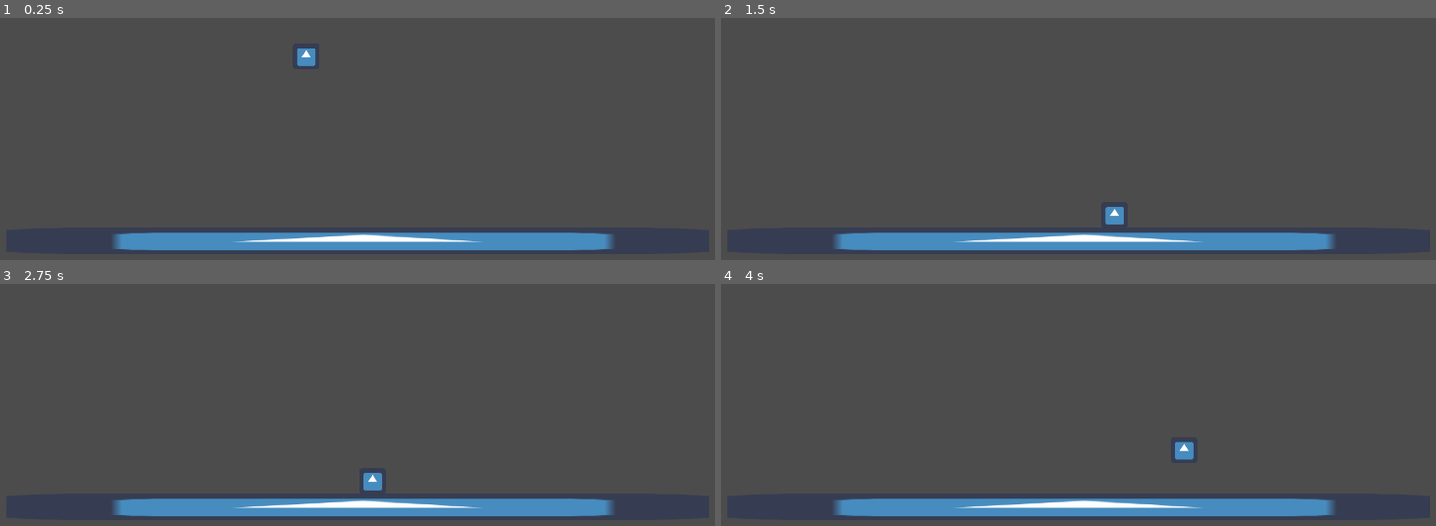
Above: before the commit, frames 1-4 (two rows, left to right).
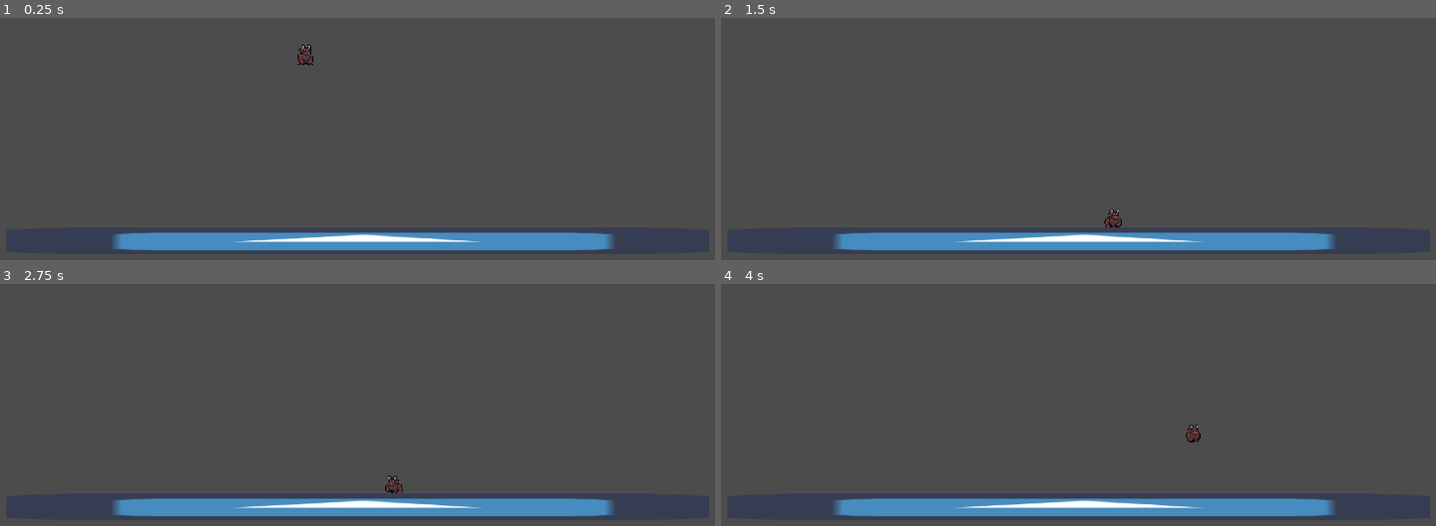
Above: after the commit, the same moments.

Repository: AidenBeresford/metroidvania-month-19
Game: Godot game, scene res://scenes/rooms/ROOM_DBG_00.tscn
Same seed, same stepped clock (60 frames per second), same inputs: the game is played once before the commit and once after it. The engine's default icon, where the game draws it, is replaced by a stand-in: a white triangle on a blue panel in a dark square.
Inputs:
- Up to frame 1 (0.25 s): no input
- Up to frame 2 (1.5 s): hold Shift (dash) 0.53-1.28 s; hold D (right) from 0.53 s (still down); tap Space (jump) at 0.77 s; tap Shift (dash) at 1.35 s
- Up to frame 3 (2.75 s): tap Space (jump) at 1.52 s; release D (right) at 2.03 s; hold A (left) from 2.03 s (still down); hold Shift (dash) from 2.03 s (still down)
- Up to frame 4 (4 s): release A (left) at 2.78 s; release Shift (dash) at 2.78 s; hold D (right) from 2.78 s (still down); tap Shift (dash) at 2.85 s; tap Space (jump) at 3.02, 3.77 s; hold Shift (dash) from 3.53 s (still down)

The runs differ from the first frame. In frame 1, 0.2% of the frame differs, in the area x 41-45%, y 10-20%; in frame 2, 0.2%; in frame 3, 0.3%, in the area x 50-57%, y 78-87%; in frame 4, 0.3%.

Commit message:
Added animation tree

Diff:
--- a/project.godot
+++ b/project.godot
@@ -23,6 +23,30 @@
 [gui]
 
 common/drop_mouse_on_gui_input_disabled=true
+
+[importer_defaults]
+
+texture={
+"compress/bptc_ldr": 0,
+"compress/hdr_mode": 0,
+"compress/lossy_quality": 0.7,
+"compress/mode": 0,
+"compress/normal_map": 0,
+"detect_3d": true,
+"flags/anisotropic": false,
+"flags/filter": false,
+"flags/mipmaps": false,
+"flags/repeat": 0,
+"flags/srgb": 2,
+"process/HDR_as_SRGB": false,
+"process/fix_alpha_border": true,
+"process/invert_color": false,
+"process/normal_map_invert_y": false,
+"process/premult_alpha": false,
+"size_limit": 0,
+"stream": false,
+"svg/scale": 1.0
+}
 
 [input]
 
--- a/scenes/character/PLAYER.tscn
+++ b/scenes/character/PLAYER.tscn
@@ -1,10 +1,136 @@
-[gd_scene load_steps=4 format=2]
+[gd_scene load_steps=44 format=2]
 
-[ext_resource path="res://icon.png" type="Texture" id=1]
+[ext_resource path="res://assets/sprites/player/idle/tile001.png" type="Texture" id=1]
 [ext_resource path="res://scripts/PlayerPhysics.gd" type="Script" id=2]
+[ext_resource path="res://assets/sprites/player/idle/tile007.png" type="Texture" id=3]
+[ext_resource path="res://assets/sprites/player/dash/tile029.png" type="Texture" id=4]
+[ext_resource path="res://assets/sprites/player/idle/tile008.png" type="Texture" id=5]
+[ext_resource path="res://assets/sprites/player/idle/tile004.png" type="Texture" id=6]
+[ext_resource path="res://assets/sprites/player/idle/tile006.png" type="Texture" id=7]
+[ext_resource path="res://assets/sprites/player/idle/tile005.png" type="Texture" id=8]
+[ext_resource path="res://assets/sprites/player/dash/tile026.png" type="Texture" id=9]
+[ext_resource path="res://assets/sprites/player/dash/tile027.png" type="Texture" id=10]
+[ext_resource path="res://assets/sprites/player/idle/tile003.png" type="Texture" id=11]
+[ext_resource path="res://assets/sprites/player/idle/tile002.png" type="Texture" id=12]
+[ext_resource path="res://assets/sprites/player/walk/tile016.png" type="Texture" id=13]
+[ext_resource path="res://assets/sprites/player/dash/tile031.png" type="Texture" id=14]
+[ext_resource path="res://assets/sprites/player/dash/tile028.png" type="Texture" id=15]
+[ext_resource path="res://assets/sprites/player/dash/tile030.png" type="Texture" id=16]
+[ext_resource path="res://assets/sprites/player/walk/tile021.png" type="Texture" id=17]
+[ext_resource path="res://assets/sprites/player/walk/tile018.png" type="Texture" id=18]
+[ext_resource path="res://assets/sprites/player/idle/tile009.png" type="Texture" id=19]
+[ext_resource path="res://assets/sprites/player/idle/tile011.png" type="Texture" id=20]
+[ext_resource path="res://assets/sprites/player/idle/tile013.png" type="Texture" id=21]
+[ext_resource path="res://assets/sprites/player/idle/tile010.png" type="Texture" id=22]
+[ext_resource path="res://assets/sprites/player/idle/tile012.png" type="Texture" id=23]
+[ext_resource path="res://assets/sprites/player/idle/tile014.png" type="Texture" id=24]
+[ext_resource path="res://assets/sprites/player/walk/tile019.png" type="Texture" id=25]
+[ext_resource path="res://assets/sprites/player/walk/tile020.png" type="Texture" id=26]
+[ext_resource path="res://assets/sprites/player/walk/tile017.png" type="Texture" id=27]
 
 [sub_resource type="RectangleShape2D" id=1]
-extents = Vector2( 31, 31 )
+extents = Vector2( 19, 22.75 )
+
+[sub_resource type="Animation" id=5]
+resource_name = "Dash"
+length = 0.375
+loop = true
+step = 0.075
+tracks/0/type = "value"
+tracks/0/path = NodePath("Sprite:texture")
+tracks/0/interp = 1
+tracks/0/loop_wrap = true
+tracks/0/imported = false
+tracks/0/enabled = true
+tracks/0/keys = {
+"times": PoolRealArray( 0, 0.075, 0.15, 0.225, 0.3, 0.375 ),
+"transitions": PoolRealArray( 1, 1, 1, 1, 1, 1 ),
+"update": 1,
+"values": [ ExtResource( 9 ), ExtResource( 10 ), ExtResource( 15 ), ExtResource( 4 ), ExtResource( 16 ), ExtResource( 14 ) ]
+}
+
+[sub_resource type="Animation" id=2]
+resource_name = "Idle"
+length = 1.3
+loop = true
+step = 0.01
+tracks/0/type = "value"
+tracks/0/path = NodePath("Sprite:texture")
+tracks/0/interp = 1
+tracks/0/loop_wrap = true
+tracks/0/imported = false
+tracks/0/enabled = true
+tracks/0/keys = {
+"times": PoolRealArray( 0, 0.1, 0.2, 0.3, 0.4, 0.5, 0.6, 0.7, 0.8, 0.9, 1, 1.1, 1.2, 1.3 ),
+"transitions": PoolRealArray( 1, 1, 1, 1, 1, 1, 1, 1, 1, 1, 1, 1, 1, 1 ),
+"update": 1,
+"values": [ ExtResource( 1 ), ExtResource( 12 ), ExtResource( 11 ), ExtResource( 6 ), ExtResource( 8 ), ExtResource( 7 ), ExtResource( 3 ), ExtResource( 5 ), ExtResource( 19 ), ExtResource( 22 ), ExtResource( 20 ), ExtResource( 23 ), ExtResource( 21 ), ExtResource( 24 ) ]
+}
+
+[sub_resource type="Animation" id=6]
+length = 0.001
+tracks/0/type = "value"
+tracks/0/path = NodePath("Sprite:texture")
+tracks/0/interp = 1
+tracks/0/loop_wrap = true
+tracks/0/imported = false
+tracks/0/enabled = true
+tracks/0/keys = {
+"times": PoolRealArray( 0 ),
+"transitions": PoolRealArray( 1 ),
+"update": 0,
+"values": [ ExtResource( 1 ) ]
+}
+
+[sub_resource type="Animation" id=7]
+resource_name = "Walk"
+length = 0.6
+loop = true
+tracks/0/type = "value"
+tracks/0/path = NodePath("Sprite:texture")
+tracks/0/interp = 1
+tracks/0/loop_wrap = true
+tracks/0/imported = false
+tracks/0/enabled = true
+tracks/0/keys = {
+"times": PoolRealArray( 0, 0.1, 0.2, 0.3, 0.4, 0.5 ),
+"transitions": PoolRealArray( 1, 1, 1, 1, 1, 1 ),
+"update": 1,
+"values": [ ExtResource( 13 ), ExtResource( 27 ), ExtResource( 18 ), ExtResource( 25 ), ExtResource( 26 ), ExtResource( 17 ) ]
+}
+
+[sub_resource type="AnimationNodeAnimation" id=8]
+animation = "Dash"
+
+[sub_resource type="AnimationNodeAnimation" id=9]
+animation = "Idle"
+
+[sub_resource type="AnimationNodeAnimation" id=10]
+animation = "Walk"
+
+[sub_resource type="AnimationNodeStateMachineTransition" id=11]
+
+[sub_resource type="AnimationNodeStateMachineTransition" id=12]
+
+[sub_resource type="AnimationNodeStateMachineTransition" id=13]
+
+[sub_resource type="AnimationNodeStateMachineTransition" id=14]
+
+[sub_resource type="AnimationNodeStateMachineTransition" id=15]
+
+[sub_resource type="AnimationNodeStateMachineTransition" id=16]
+
+[sub_resource type="AnimationNodeStateMachine" id=3]
+states/Dash/node = SubResource( 8 )
+states/Dash/position = Vector2( 367, 170.5 )
+states/Idle/node = SubResource( 9 )
+states/Idle/position = Vector2( 293, 78 )
+states/Walk/node = SubResource( 10 )
+states/Walk/position = Vector2( 437.5, 79 )
+transitions = [ "Idle", "Walk", SubResource( 11 ), "Walk", "Idle", SubResource( 12 ), "Idle", "Dash", SubResource( 13 ), "Dash", "Idle", SubResource( 14 ), "Walk", "Dash", SubResource( 15 ), "Dash", "Walk", SubResource( 16 ) ]
+start_node = "Idle"
+
+[sub_resource type="AnimationNodeStateMachinePlayback" id=4]
 
 [node name="Player" type="Node2D"]
 
@@ -12,7 +138,21 @@
 script = ExtResource( 2 )
 
 [node name="Sprite" type="Sprite" parent="Body"]
+scale = Vector2( 2, 2 )
 texture = ExtResource( 1 )
 
 [node name="Collision" type="CollisionShape2D" parent="Body"]
+position = Vector2( -1, 8.75 )
 shape = SubResource( 1 )
+
+[node name="AnimationPlayer" type="AnimationPlayer" parent="Body"]
+anims/Dash = SubResource( 5 )
+anims/Idle = SubResource( 2 )
+anims/RESET = SubResource( 6 )
+anims/Walk = SubResource( 7 )
+
+[node name="AnimationTree" type="AnimationTree" parent="Body"]
+tree_root = SubResource( 3 )
+anim_player = NodePath("../AnimationPlayer")
+active = true
+parameters/playback = SubResource( 4 )
--- a/scripts/PlayerPhysics.gd
+++ b/scripts/PlayerPhysics.gd
@@ -2,41 +2,56 @@
 
 enum STATE {IDLE, WALK, DASH, JUMP, FALL, DEATH}
 enum DIR {LEFT, RIGHT}
+
+onready var anim_tree = get_node("AnimationTree")
+onready var playback = anim_tree.get("parameters/playback")
+
 var velocity = Vector2()
 var state = STATE
 var dir = DIR.RIGHT
 
 const SPD = 180
 const DSH = 1.5
-const JMP = -500
-const GRV = -25
+const JMP = -700
+const GRV = 20
 
 
 func _physics_process(delta):
 
-	velocity.y += 25
+	velocity.y += GRV
 
 	state_manager()
+	print(velocity)
 
 	# player abilities based on state
 	match state:
 
 		STATE.IDLE:
+			playback.travel("Idle")
+
+			turn()
 			walk()
 			jump()
 
 		STATE.WALK:
+			playback.travel("Walk")
+
+			turn()
 			walk()
 			jump()
 
 		STATE.DASH:
+			playback.travel("Dash")
+
 			jump()
 			dash()
 
 		STATE.JUMP:
+			turn()
 			walk()
 
 		STATE.FALL:
+			turn()
 			walk()
 
 		STATE.DEATH:
@@ -54,19 +69,24 @@
 		if Input.is_action_pressed("dash"):
 			state = STATE.DASH
 		else:
-			if velocity.x != 0:
+			if absround(velocity.x) < 10:
+				state = STATE.IDLE
+			else:
 				state = STATE.WALK
-			else:
-				state = STATE.IDLE
 	elif !Input.is_action_pressed("dash"):
 		if velocity.y >= 0:
 			state = STATE.JUMP
 		else:
 			state = STATE.FALL
 
+
+func turn():
+
 	if Input.is_action_pressed("right"):
+		$Sprite.flip_h = false
 		dir = DIR.RIGHT
 	elif Input.is_action_pressed("left"):
+		$Sprite.flip_h = true
 		dir = DIR.LEFT
 
 
@@ -97,3 +117,7 @@
 
 	if Input.is_action_just_released("dash"):
 		velocity.x = 0
+
+
+func absround(num):
+	return abs(round(num))
Binary file added: assets/sprites/player/dash/tile025.png
Not shown, added: assets/sprites/player/dash/tile025.png.import
Binary file added: assets/sprites/player/dash/tile026.png
Not shown, added: assets/sprites/player/dash/tile026.png.import
Binary file added: assets/sprites/player/dash/tile027.png
Not shown, added: assets/sprites/player/dash/tile027.png.import
Binary file added: assets/sprites/player/dash/tile028.png
Not shown, added: assets/sprites/player/dash/tile028.png.import
Binary file added: assets/sprites/player/dash/tile029.png
Not shown, added: assets/sprites/player/dash/tile029.png.import
Binary file added: assets/sprites/player/dash/tile030.png
Not shown, added: assets/sprites/player/dash/tile030.png.import
(and 86 more such lines)
